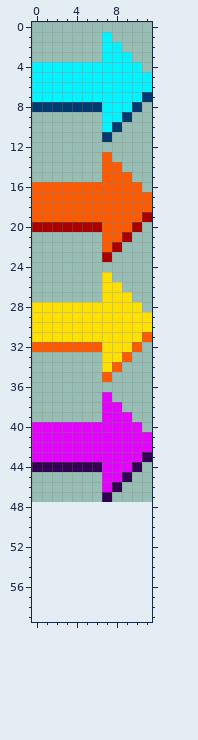
A pixel-art sprite gets an edit: games/salvage/res/projectiles.png. The first picture shows the starting point.
The file is 12x48 pixels. The old version is drawn lined up with the new one, on the new canvas.
After the commit:
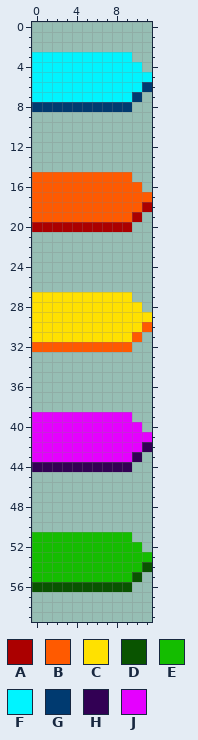
Palette (. is transparent): A #ab0000  B #ff5a00  C #ffe100  D #095400  E #14bd00  F #00f4ff  G #003a70  H #320054  J #e500ff
Edits made:
canvas 12x48 -> 12x60
@@ x 0..11 @@
  0 ............
- 1 .......F....
- 2 .......FF...
- 3 .......FFF..
+ 1 ............
+ 2 ............
+ 3 FFFFFFFFFF..
  4 FFFFFFFFFFF.
  5 FFFFFFFFFFFF
- 6 FFFFFFFFFFFF
- 7 FFFFFFFFFFFG
- 8 GGGGGGGFFFG.
- 9 .......FFG..
-10 .......FG...
-11 .......G....
+ 6 FFFFFFFFFFFG
+ 7 FFFFFFFFFFG.
+ 8 GGGGGGGGGG..
+ 9 ............
+10 ............
+11 ............
 12 ............
-13 .......B....
-14 .......BB...
-15 .......BBB..
+13 ............
+14 ............
+15 BBBBBBBBBB..
 16 BBBBBBBBBBB.
 17 BBBBBBBBBBBB
-18 BBBBBBBBBBBB
-19 BBBBBBBBBBBA
-20 AAAAAAABBBA.
-21 .......BBA..
-22 .......BA...
-23 .......A....
+18 BBBBBBBBBBBA
+19 BBBBBBBBBBA.
+20 AAAAAAAAAA..
+21 ............
+22 ............
+23 ............
 24 ............
-25 .......C....
-26 .......CC...
-27 .......CCC..
+25 ............
+26 ............
+27 CCCCCCCCCC..
 28 CCCCCCCCCCC.
 29 CCCCCCCCCCCC
-30 CCCCCCCCCCCC
-31 CCCCCCCCCCCB
-32 BBBBBBBCCCB.
-33 .......CCB..
-34 .......CB...
-35 .......B....
+30 CCCCCCCCCCCB
+31 CCCCCCCCCCB.
+32 BBBBBBBBBB..
+33 ............
+34 ............
+35 ............
 36 ............
-37 .......J....
-38 .......JJ...
-39 .......JJJ..
+37 ............
+38 ............
+39 JJJJJJJJJJ..
 40 JJJJJJJJJJJ.
 41 JJJJJJJJJJJJ
-42 JJJJJJJJJJJJ
-43 JJJJJJJJJJJH
-44 HHHHHHHJJJH.
-45 .......JJH..
-46 .......JH...
-47 .......H....
+42 JJJJJJJJJJJH
+43 JJJJJJJJJJH.
+44 HHHHHHHHHH..
+45 ............
+46 ............
+47 ............
 48 ............
@@ x 0..11 @@
 50 ............
-51 ............
-52 ............
-53 ............
-54 ............
-55 ............
-56 ............
+51 EEEEEEEEEE..
+52 EEEEEEEEEEE.
+53 EEEEEEEEEEEE
+54 EEEEEEEEEEED
+55 EEEEEEEEEED.
+56 DDDDDDDDDD..
 57 ............
Pixel boxes of the changes (left, top, right, bottom) in both pictures:
changed: (32, 32, 152, 502)
added: (32, 532, 152, 592)
